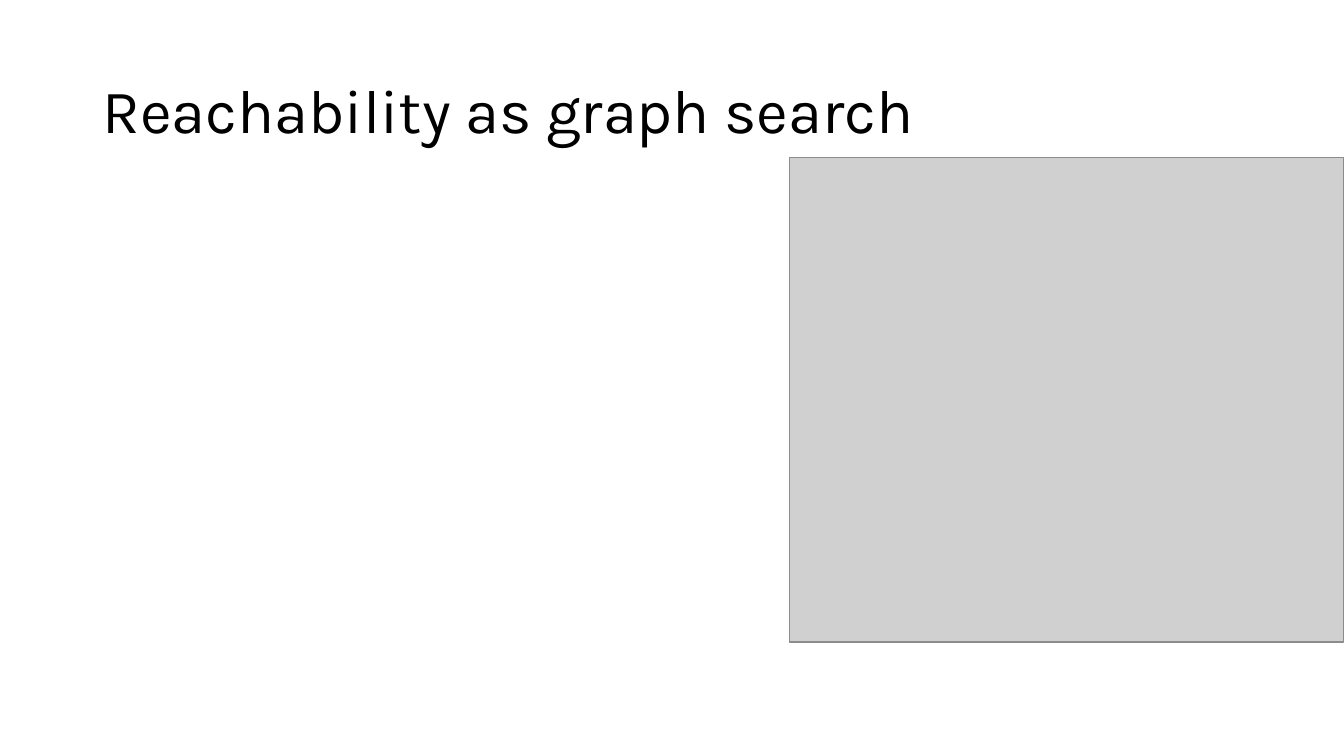
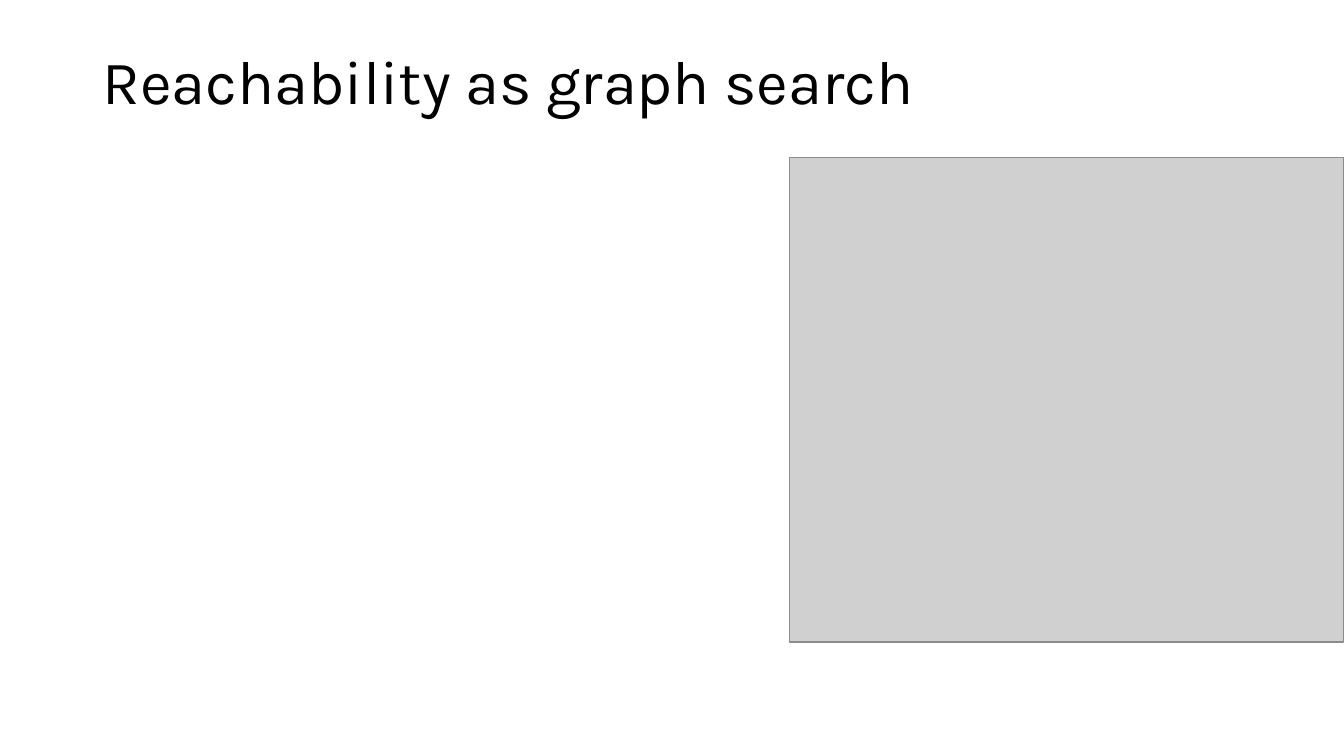
Before and after one commit to sayanmitracode/cpsbooksite, a slide deck: slide 17 of Slides/2025/L2_AutomataReach.pptx (slide 15 before the commit). Drawn at 1344x756 pixels with LibreOffice and Linux fonts; fonts in the diff are those of the drawing; grey boxes stand for pictures. Boxes give left, top, right and bottom in pixels: in the first picture for what was removed or moved away, otherwise in the second. Text is boxed around its words. In the diff, an @@ line names an element or a change of style, - is before the commit and + after.

```diff
--- a/Slides/2025/L2_AutomataReach.pptx
+++ b/Slides/2025/L2_AutomataReach.pptx
@@ title "Reachability as graph search": place and size @@
-title "Reachability as graph search" at (102,90,914,148)
+title "Reachability as graph search" at (102,61,914,119)
```
Also in this commit, not shown: 4 other slides changed, 2 slides added, 2 other files.
